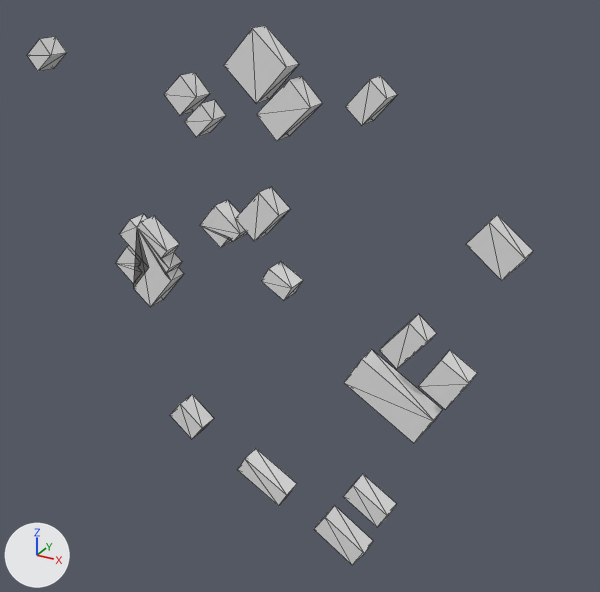
One commit to the glTF model output/glb/tile_572.glb: the scene before it, then after it.
One viewpoint serves both versions: a 50 mm lens placed at (185.0, -290.0, 152.0), pointed at (-1.0, 48.0, -17.0). The axes (+X, +Y, +Z) are drawn at lower left. The lights are the same throughout. The first picture is the older version. Mesh edges are drawn as thin lines.
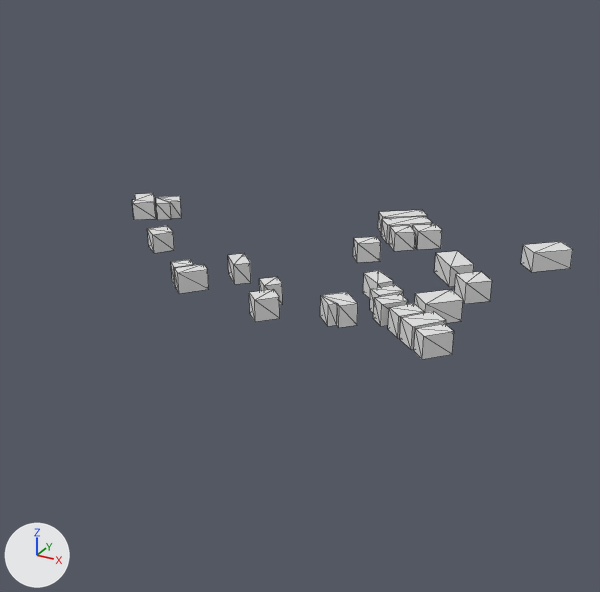
What differs and where, as boxes [x1, y1, x2, y2] in the pictures (600 x 592 px; the box of a moved part takes in the faces that stretch with it):
'Mesh_0', reshaped (13% narrower, 69% shorter): before [27, 26, 533, 565]; after [132, 193, 573, 359]
part 1 of me_mesh_0, moved or reshaped: before [261, 261, 303, 301]; after [353, 237, 381, 262]
part 2 of me_mesh_0, moved or reshaped: before [466, 215, 533, 280]; after [400, 311, 446, 350]
part 3 of me_mesh_0, moved or reshaped: before [236, 187, 290, 241]; after [415, 289, 463, 323]
part 4 of me_mesh_0, moved or reshaped: before [346, 76, 398, 125]; after [413, 224, 442, 250]
part 5 of me_mesh_0, moved or reshaped: before [164, 72, 210, 115]; after [147, 226, 174, 253]
part 6 of me_mesh_0, moved or reshaped: before [184, 100, 226, 137]; after [228, 253, 251, 284]
part 7 of me_mesh_0, moved or reshaped: before [256, 76, 322, 141]; after [434, 251, 474, 287]
part 8 of me_mesh_0, moved or reshaped: before [380, 314, 436, 369]; after [521, 242, 573, 272]
part 9 of me_mesh_0, deleted: before [27, 26, 477, 565]
part 10 of me_mesh_0, added: after [132, 193, 492, 359]

What changed in the scene script:
```text
Change me_mesh_0:
    used by ob_mesh_0; location = (0.0, 0.0, 0.0)
    remove me_mesh_0.from_pydata(...)  # 176 vertices, 226 faces; spans x -109.0..123.0, y -10.0..0.0, z -120.0..118.0
    add me_mesh_0.from_pydata(...)  # 204 vertices, 258 faces; spans x -127.0..118.0, y -20.0..130.0, z 0.0..10.0
    me_mesh_0 part 1: the loose piece of 8 vertices spanning x 12.0..27.0, y -10.0..0.0, z 8.0..21.0 is multiplied about its middle by the matrix ((-0.339, 0.0, 0.907), (-0.907, 0.0, -0.339), (0.0, -0.968, 0.0)), then moved by (6.0, 75.0, -9.0)
    me_mesh_0 part 2: the loose piece of 8 vertices spanning x 100.0..123.0, y -10.0..0.0, z 35.0..56.0 is multiplied about its middle by the matrix ((0.01, 0.0, 0.836), (-0.836, 0.0, 0.01), (0.0, -0.836, 0.0)), then moved by (-28.0, 2.0, -41.0)
    me_mesh_0 part 3: the loose piece of 8 vertices spanning x 0.0..21.0, y -10.0..0.0, z 32.0..54.0 is turned -90 degrees about the x axis through its middle and scaled by 0.948, then moved by (71.0, 26.0, -38.0)
    me_mesh_0 part 4: the loose piece of 8 vertices spanning x 50.0..67.0, y -10.0..0.0, z 86.0..103.0 is multiplied about its middle by the matrix ((-0.942, 0.0, -0.141), (0.141, 0.0, -0.942), (0.0, -0.952, 0.0)), then moved by (-14.0, 108.0, -89.0)
    me_mesh_0 part 5: the loose piece of 8 vertices spanning x -34.0..-17.0, y -10.0..0.0, z 81.0..98.0 is multiplied about its middle by the matrix ((0.908, 0.0, -0.186), (0.186, 0.0, 0.908), (0.0, -0.927, 0.0)), then moved by (-49.0, 37.0, -85.0)
    me_mesh_0 part 6: the loose piece of 8 vertices spanning x -24.0..-9.0, y -10.0..0.0, z 73.0..87.0 is multiplied about its middle by the matrix ((-0.05, 0.0, -1.029), (1.029, 0.0, -0.05), (0.0, -1.03, 0.0)), then moved by (0.0, 22.0, -75.0)
    me_mesh_0 part 7: the loose piece of 8 vertices spanning x 11.0..36.0, y -10.0..0.0, z 76.0..100.0 is multiplied about its middle by the matrix ((0.02, 0.0, -0.889), (0.889, 0.0, 0.02), (0.0, -0.889, 0.0)), then moved by (49.0, 72.0, -83.0)
    me_mesh_0 part 8: the loose piece of 8 vertices spanning x 68.0..88.0, y -10.0..0.0, z -12.0..10.0 is multiplied about its middle by the matrix ((1.048, 0.0, 0.161), (-0.161, 0.0, 1.048), (0.0, -1.06, 0.0)), then moved by (29.0, 109.0, 6.0)
    me_mesh_0 part 9: 11 loose pieces with 112 vertices, spanning x -109.0..106.0, y -10.0..0.0, z -120.0..118.0, are deleted
    me_mesh_0 part 10
    70 vertices are added at x -127.0..98.0, y -20.0..130.0, z 0.0
    70 new vertices lie (0.0, 0.0, 10.0) away from vertices in x -127.0..98.0, y -20.0..130.0, z 0.0
    178 new faces join them
```
